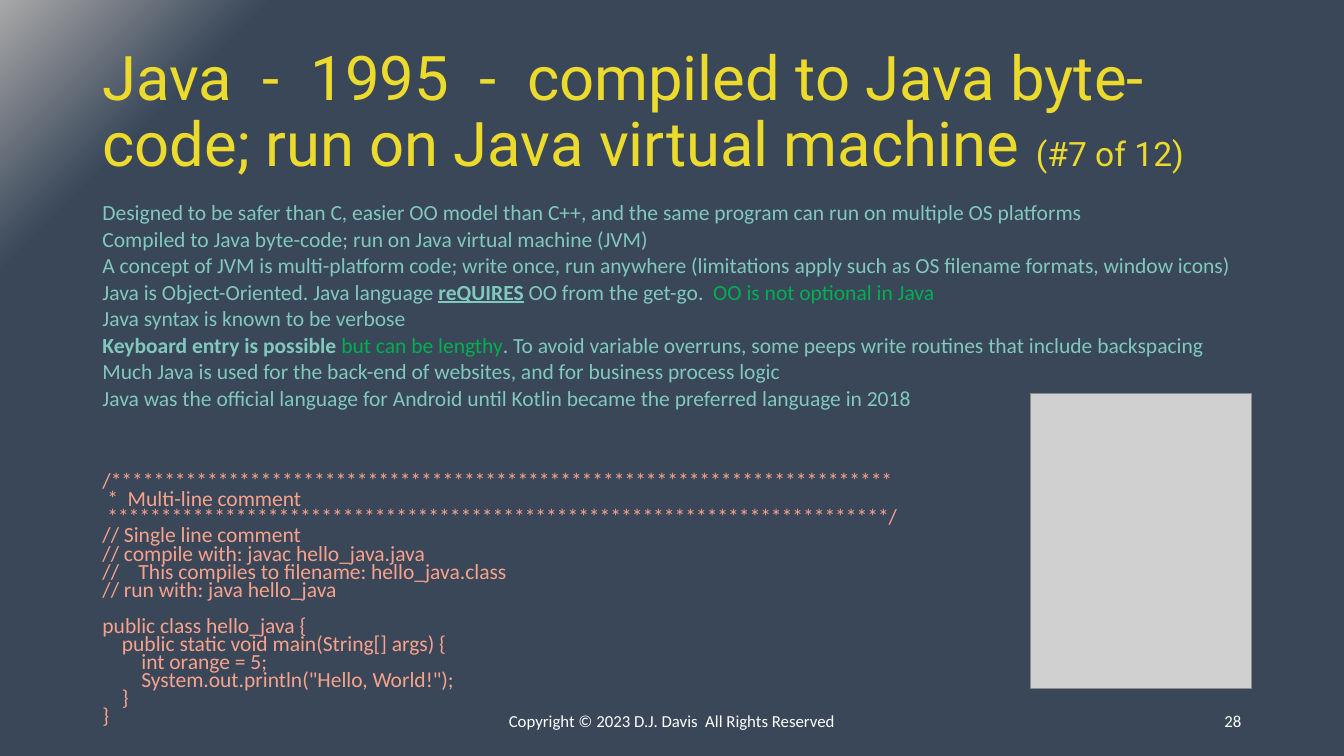
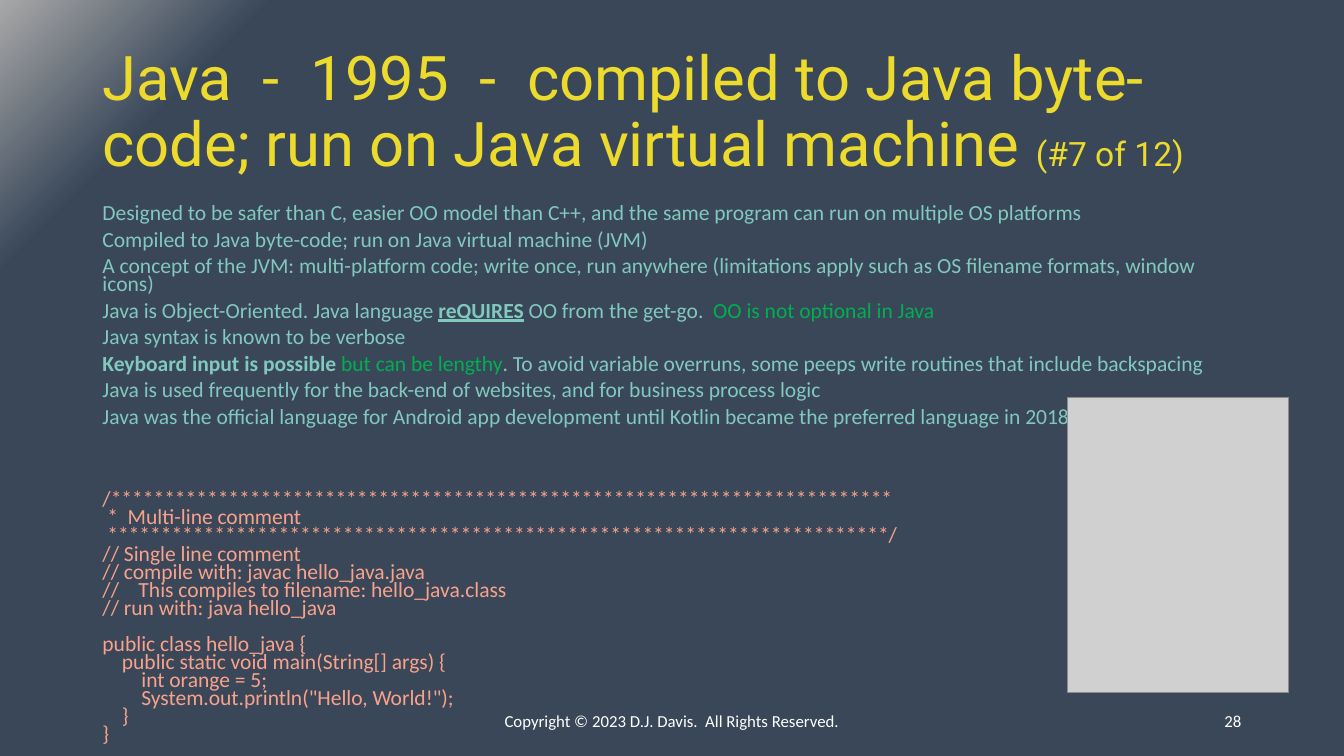
Before and after one commit to ipv3/DC31-BIC, a slide deck: slide 28 of Presentation.pptx. Drawn at 1344x756 pixels with LibreOffice and Linux fonts; fonts in the diff are those of the drawing; grey boxes stand for pictures. Boxes give left, top, right and bottom in pixels: in the first picture for what was removed or moved away, otherwise in the second. Text is boxed around its words. In the diff, an @@ line names an element or a change of style, - is before the commit and + after.

```diff
--- a/Presentation.pptx
+++ b/Presentation.pptx
@@ text at (102, 257, 1195, 294): text changed @@
-A concept of JVM is multi-platform code; write once, run anywhere (limitations apply such as OS filename formats, window icons)
+A concept of the JVM: multi-platform code; write once, run anywhere (limitations apply such as OS filename formats, window icons)
@@ text at (102, 356, 1203, 430): text changed @@
-Keyboard entry is possible but can be lengthy. To avoid variable overruns, some peeps write routines that include backspacing
-Much Java is used for the back-end of websites, and for business process logic
-Java was the official language for Android until Kotlin became the preferred language in 2018
+Keyboard input is possible but can be lengthy. To avoid variable overruns, some peeps write routines that include backspacing
+Java is used frequently for the back-end of websites, and for business process logic
+Java was the official language for Android app development until Kotlin became the preferred language in 2018
@@ picture: place and size @@
-picture at (1030, 393, 1251, 688)
+picture at (1068, 398, 1289, 693)
@@ text at (505, 715, 839, 730): text changed @@
-Copyright © 2023 D.J. Davis All Rights Reserved
+Copyright © 2023 D.J. Davis. All Rights Reserved.
```
Also in this commit, not shown: 51 other slides changed, 1 slide added, 1 slide removed, 1 other file.
